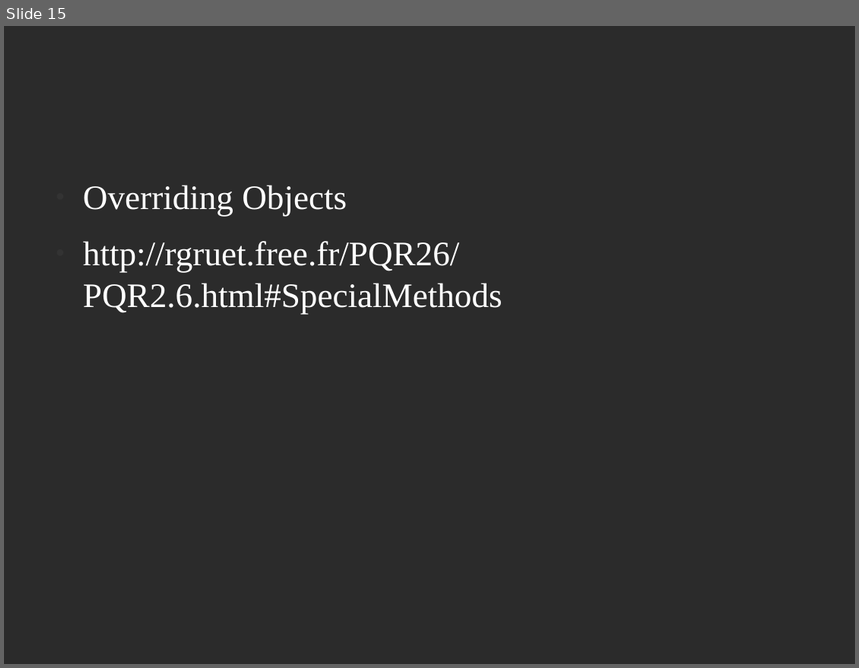
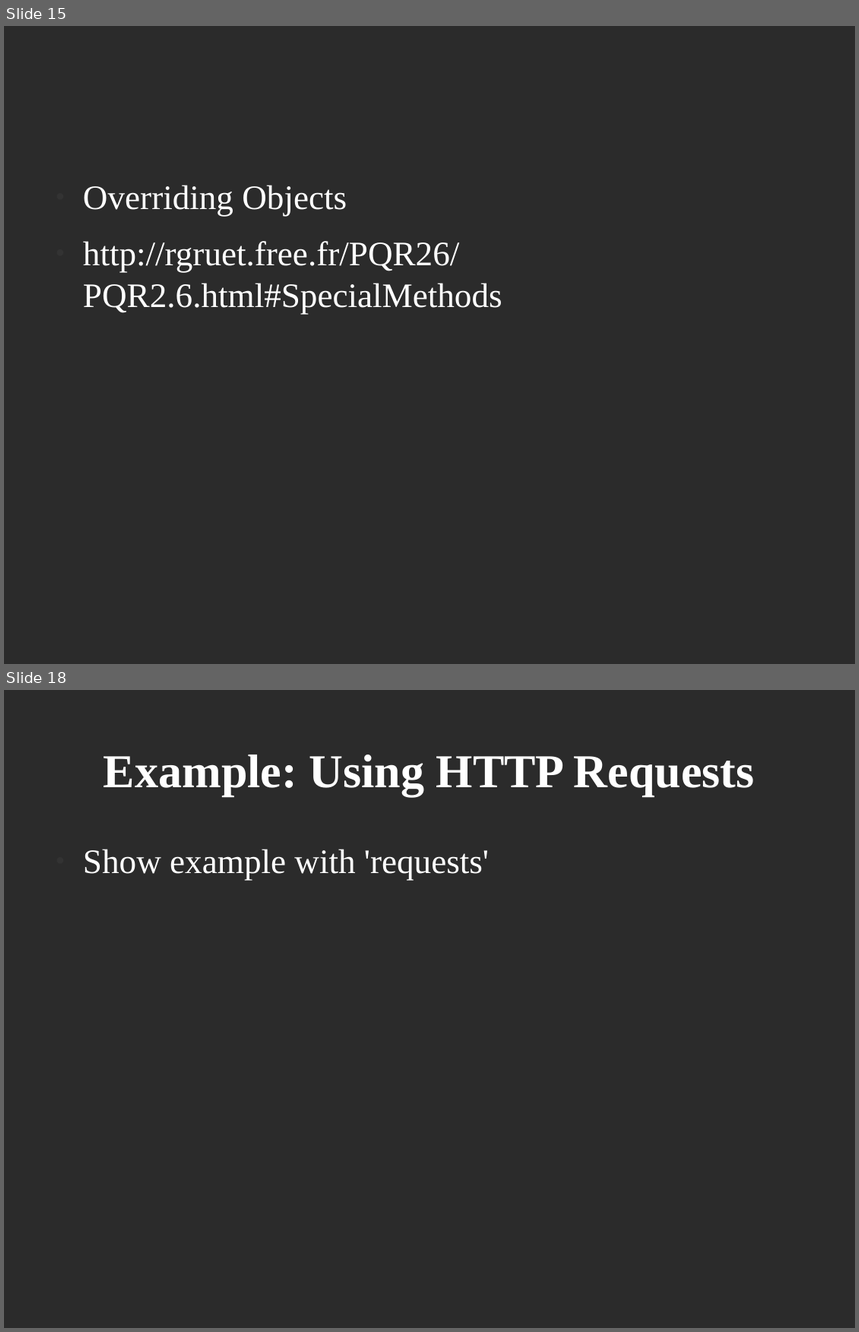
Before and after one commit to dsklopp/python_class, a slide deck: python_design_and_practical_scripting.odp. Shown one above the other, each under a label of ours: slide 15 before the commit, slides 15 and 18 after it; the slides between them are not shown. The pictures are 859x668 and 859x1332 pixels, drawn with LibreOffice and Linux fonts; fonts in the diff are those of the drawing; background and template pictures are left out; a plain dark background stands for a picture behind light text. Boxes give left, top, right and bottom in pixels: in the first picture for what was removed or moved away, otherwise in the second. Text is boxed around its words. In the diff, an @@ line names an element or a change of style, - is before the commit and + after.

```diff
--- a/python_design_and_practical_scripting.odp
+++ b/python_design_and_practical_scripting.odp
@@ slide 18 added at bbox=[4, 690, 855, 1328], background picture (left out) @@
@@ title added at bbox=[104, 755, 755, 796], 44 pt, text #FFFFFF, bold @@
+Example: Using HTTP Requests
@@ text added at bbox=[83, 849, 489, 880], 32 pt, text #FFFFFF @@
+● Show example with 'requests'
```
Also in this commit, not shown: 4 other slides added, 6 slides removed, 19 other files.
